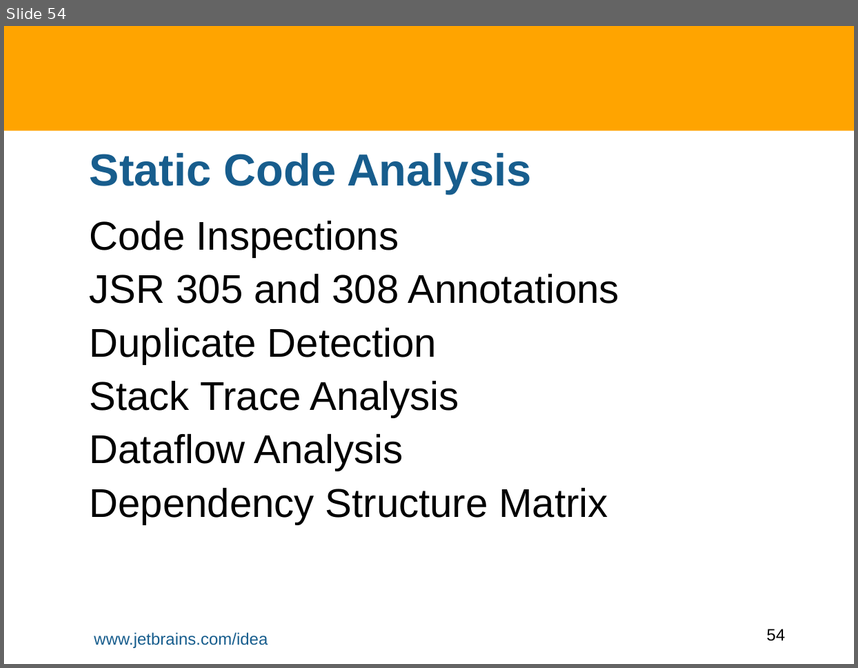
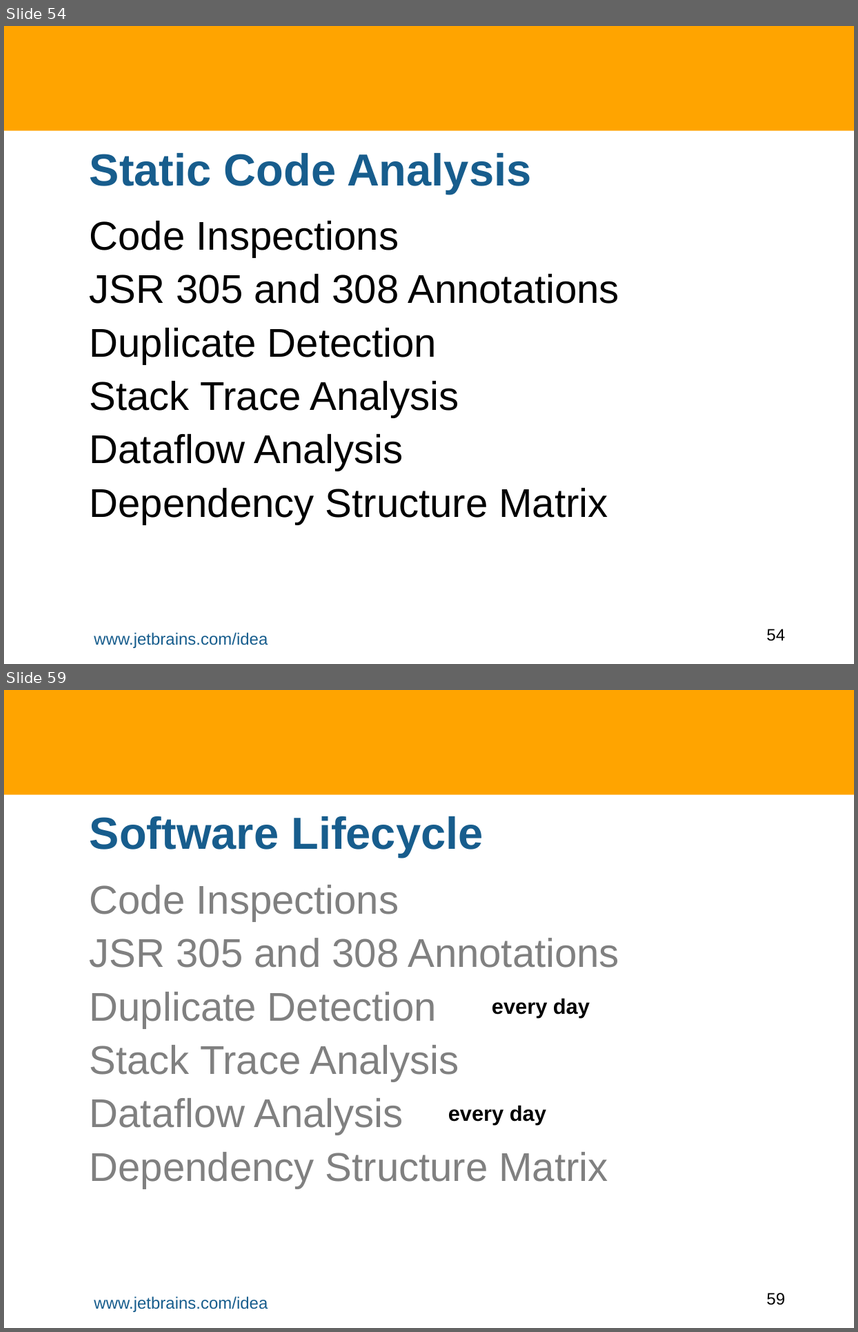
Before and after one commit to HamletDRC/presentations, a slide deck: staticanalysis/StaticAnalysisInIDEA.odp. Shown one above the other, each under a label of ours: slide 54 before the commit, slides 54 and 59 after it; the slides between them are not shown. The pictures are 858x668 and 858x1332 pixels, drawn with LibreOffice and Linux fonts; fonts in the diff are those of the drawing; background and template pictures are left out. Boxes give left, top, right and bottom in pixels: in the first picture for what was removed or moved away, otherwise in the second. Text is boxed around its words. In the diff, an @@ line names an element or a change of style, - is before the commit and + after.

Commit message:
static analysis: added bits about software lifecycle

```diff
--- a/staticanalysis/StaticAnalysisInIDEA.odp
+++ b/staticanalysis/StaticAnalysisInIDEA.odp
@@ slide 59 added at bbox=[4, 690, 854, 1328], background #FFFFFF; not listed: 3 template elements that a slide beside it also shows @@
@@ title added at bbox=[90, 816, 483, 858], 38 pt, text #175D8D, bold @@
+Software Lifecycle
@@ text added at bbox=[90, 885, 619, 1188], 34 pt, text #808080 @@
+Code Inspections
+JSR 305 and 308 Annotations
+Duplicate Detection
+Stack Trace Analysis
+Dataflow Analysis
+Dependency Structure Matrix
@@ text added at bbox=[492, 998, 590, 1017], 18 pt, text #000000, bold @@
+every day
@@ text added at bbox=[448, 1105, 546, 1125], 18 pt, text #000000, bold @@
+every day
```
Also in this commit, not shown: 1 slide changed, 5 other slides added.
